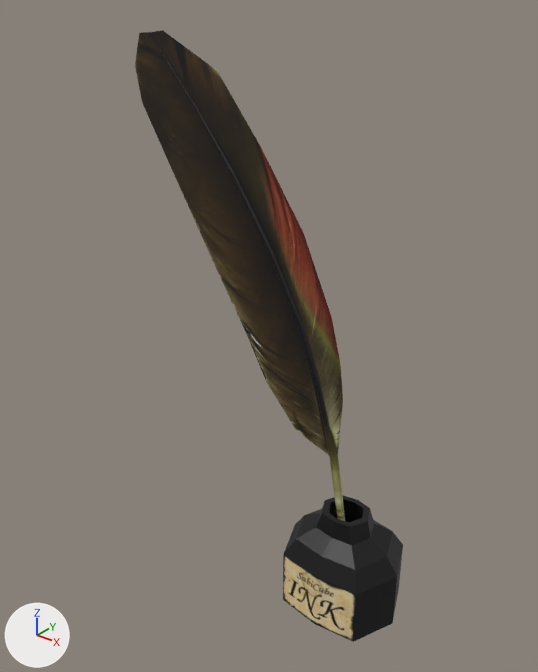
What one commit did to the Blender file models/items/tools/quill/quill.blend.
Before and after are seen from a 50 mm lens placed at (0.313, -0.389, 0.455), pointed at (0.0, 0.002, 0.213). The axes (+X, +Y, +Z) are drawn at lower left. The lights are the same throughout. The picture after the commit comes second.

Before the edit, the objects in view are built like this:
```python
mat_inkwell_mat = principled_material('inkwell_mat')
mat_inkwell_mat.texture = img_screenshot1_png
me_cube_010 = bpy.data.meshes.new('Cube.010')
me_cube_010.from_pydata(...)  # 149 vertices, 208 faces; spans x -0.123..0.123, y -0.038..0.038, z 0.0..0.42
me_cube_010.materials.append(mat_inkwell_mat)  # picture img_screenshot1_png
ob_quill = bpy.data.objects.new('quill', me_cube_010)
ob_quill.location = (0.0, 0.0, 0.0)
```
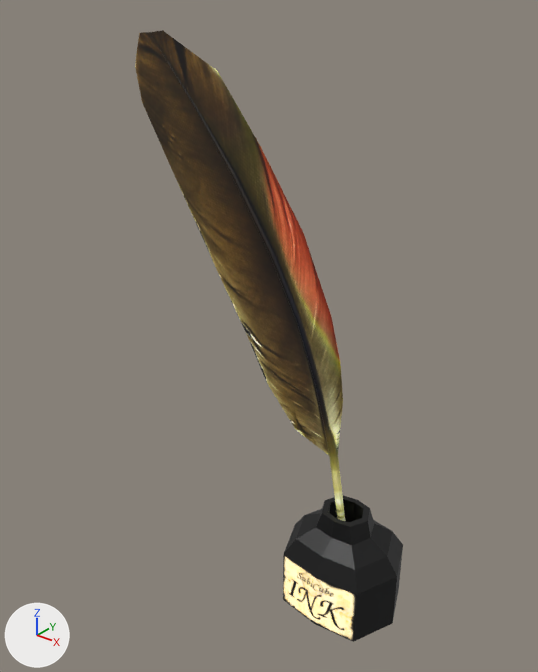
Location of each change, [x1, y1, x2, y2] in pixels of the pictures (538 x 672 px):
'quill', recoloured (lighter)
    both: [135, 30, 358, 642]

Patch to the scene script:
```diff
--- a/models/items/tools/quill/quill.blend.py
+++ b/models/items/tools/quill/quill.blend.py
@@ mat_inkwell_mat @@
 n2 = _N.new('ShaderNodeTexImage'); n2.name = 'Image Texture'
 n1 = _N.new('ShaderNodeBsdfPrincipled'); n1.name = 'Principled BSDF'
 n2.image = img_screenshot1_png
+n3 = _N.new('ShaderNodeMixRGB'); n3.name = 'InventoryVisibility'
+n3.blend_type = 'MULTIPLY'
+n3.inputs[0].default_value = 1.0  # 'Factor'
+n3.inputs[2].default_value = (3.0, 3.0, 3.0, 1.0)  # 'Color2', white #ffffff
 _L.new(n1.outputs[0], n0.inputs[0])  # 'BSDF' to 'Surface'
-_L.new(n2.outputs[0], n1.inputs[0])  # 'Color' to 'Base Color'
+_L.new(n2.outputs[0], n3.inputs[1])  # 'Color' to 'Color1'
+_L.new(n3.outputs[0], n1.inputs[0])  # 'Color' to 'Base Color'
```
